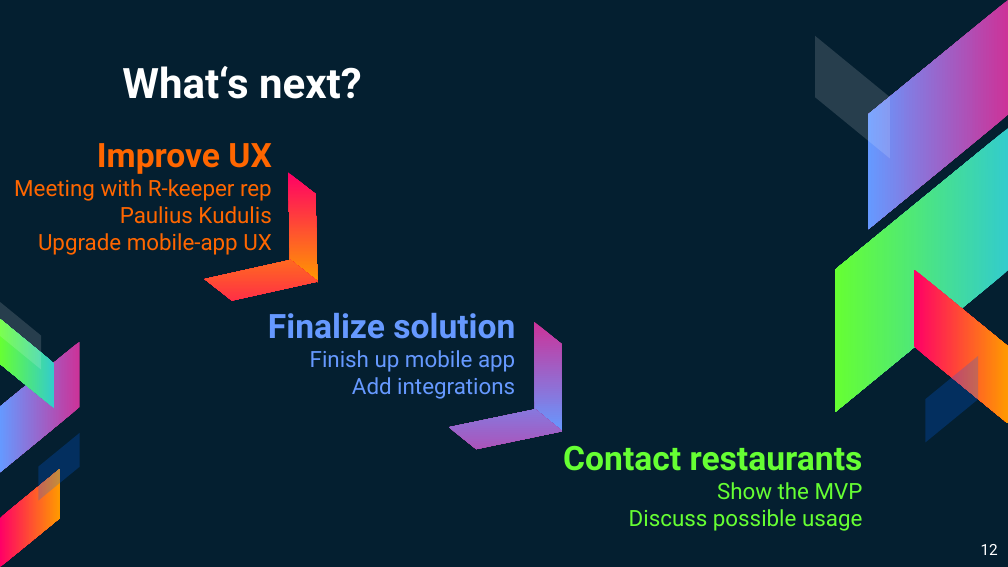
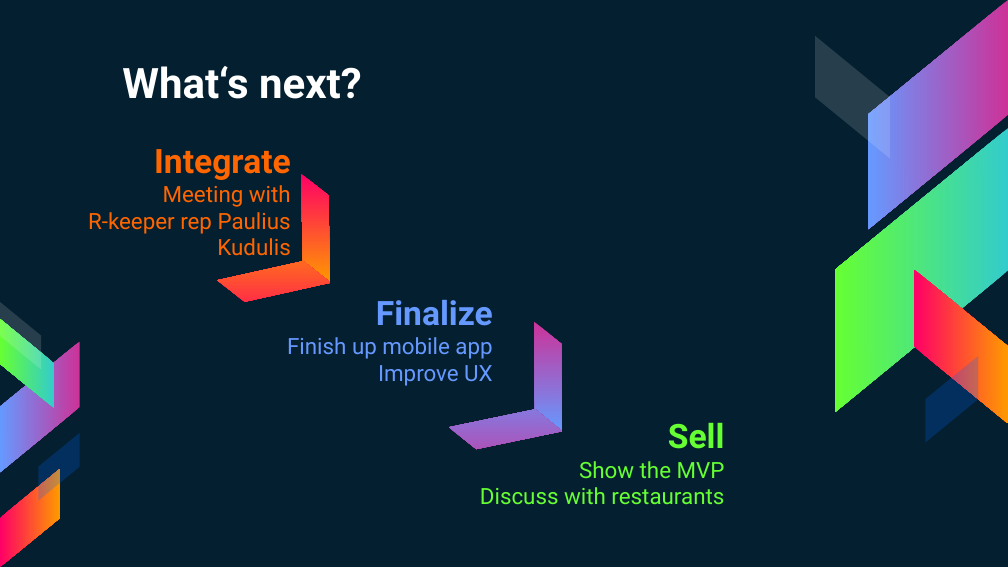
Before and after one commit to superhp/restaurant-as-a-service, a slide deck: slide 13 of PitchWaiterless.pptx (slide 12 before the commit). Drawn at 1008x567 pixels with LibreOffice and Linux fonts; fonts in the diff are those of the drawing. Boxes give left, top, right and bottom in pixels: in the first picture for what was removed or moved away, otherwise in the second. Text is boxed around its words. In the diff, an @@ line names an element or a change of style, - is before the commit and + after.

Commit message:
updates for pitch .pptx

```diff
--- a/PitchWaiterless.pptx
+++ b/PitchWaiterless.pptx
@@ text at [154, 149, 291, 180]: text changed @@
-Improve UX
+Integrate
@@ parallelogram: place and size @@
-parallelogram at [246, 173, 359, 283]
+parallelogram at [259, 174, 372, 284]
@@ text at [38, 233, 271, 255]: paragraph removed @@
-Upgrade mobile-app UX
@@ parallelogram: place and size @@
-parallelogram at [204, 225, 318, 335]
+parallelogram at [217, 226, 331, 336]
@@ text "Finalize": place and size @@
-text "Finalize" at [268, 312, 515, 399]
+text "Finalize" at [287, 299, 493, 386]
@@ text at [376, 299, 493, 326]: text changed @@
-Finalize solution
+Finalize
@@ text at [378, 365, 492, 386]: text changed @@
-Add integrations
+Improve UX
@@ text "Sell": place and size @@
-text "Sell" at [563, 445, 863, 531]
+text "Sell" at [480, 422, 725, 505]
@@ text at [668, 422, 725, 449]: text changed @@
-Contact restaurants
+Sell
@@ text at [480, 487, 724, 505]: text changed @@
-Discuss possible usage
+Discuss with restaurants
@@ page number removed at [981, 544, 998, 555] @@
-12
```
Also in this commit, not shown: 20 other slides changed, 2 slides added, 1 slide removed, 1 other file.
